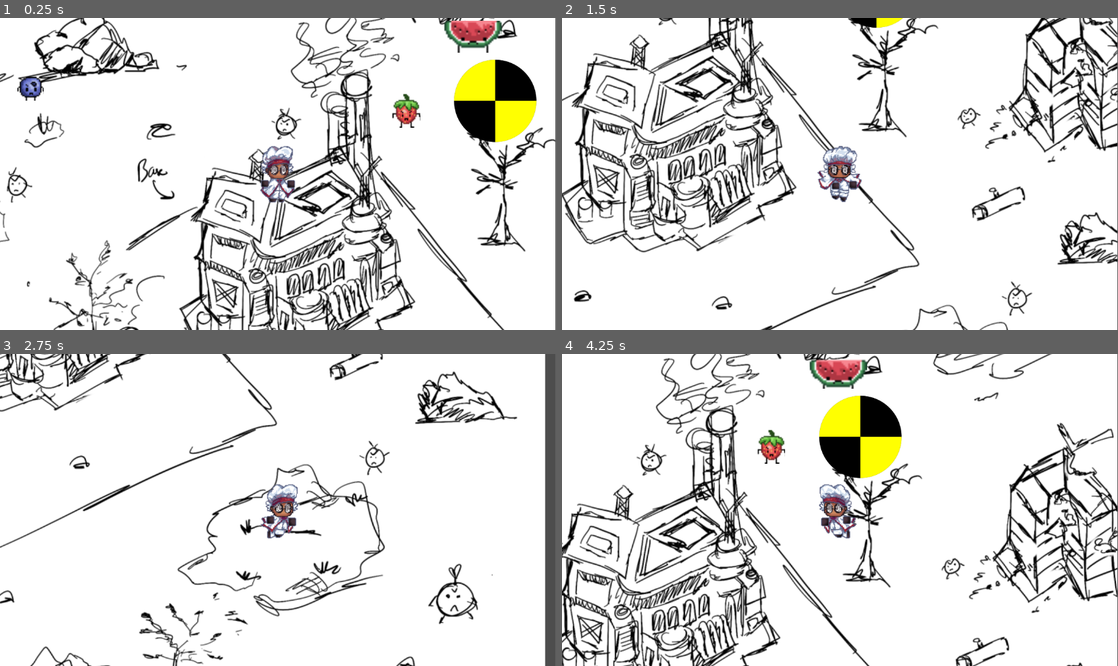
Above: before the commit, frames 1-4 (two rows, left to right).
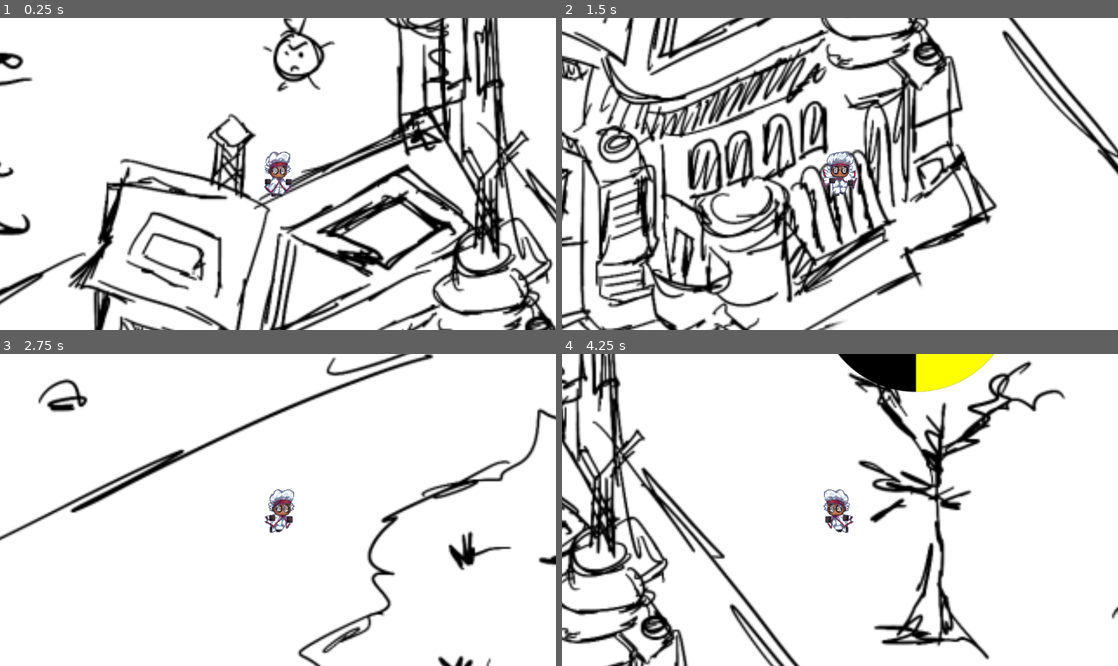
Above: after the commit, the same moments.

Repository: RashmitShrestha/gmo
Game: Godot game, scene res://scenes/game_area.tscn
Two runs of this game, one before a commit and one after it. Both use one fixed random seed, a clock stepped at 60 frames per second and the inputs below.
Inputs (mouse positions are in pixels of both pictures, inside the frame that each line leads up to):
- Up to frame 1 (0.25 s): no input
- Up to frame 2 (1.5 s): move the mouse to (595, 89) at 0.52 s; press the mouse at (595, 89) at 0.53 s; hold D (right) 0.53-1.28 s; move the mouse to (867, 33) at 1.27 s; release the mouse at (867, 33) at 1.28 s; hold S (down) from 1.28 s (still down); tap Shift (shift) at 1.35 s
- Up to frame 3 (2.75 s): move the mouse to (333, 441) at 2.02 s; release S (down) at 2.03 s; press the mouse at (333, 441) at 2.03 s; hold D (right) from 2.03 s (still down)
- Up to frame 4 (4.25 s): move the mouse to (812, 572) at 2.77 s; release D (right) at 2.78 s; release the mouse at (812, 572) at 2.78 s; hold W (up) 2.78-3.53 s; tap Shift (shift) at 2.85 s; move the mouse to (689, 447) at 3.52 s; press the mouse at (689, 447) at 3.53 s; hold A (left) from 3.53 s (still down)
In our replay, the window is 799x449 before the commit and 800x449 after it. These sizes can differ from the game's own. Grey fills any space a smaller window leaves; there, only what the larger window draws over its background counts as a difference.

The runs differ from the first frame. In frame 1, 39% of the frame differs, in the area x 0-100%, y 0-100%; in frame 2, 42%; in frame 3, 15%; in frame 4, 36%.

Commit message:
edited scaling

Diff:
--- a/gmo/project.godot
+++ b/gmo/project.godot
@@ -18,6 +18,16 @@
 [autoload]
 
 SignalBus="*res://scripts/SignalBus.gd"
+
+[display]
+
+window/size/viewport_width=480
+window/size/viewport_height=270
+window/size/mode=3
+window/size/resizable=false
+window/size/window_width_override=1920
+window/size/window_height_override=1080
+window/stretch/mode="canvas_items"
 
 [input]
 
--- a/gmo/scenes/blueberry.tscn
+++ b/gmo/scenes/blueberry.tscn
@@ -289,7 +289,7 @@
 
 [node name="Sprite2D" type="Sprite2D" parent="."]
 position = Vector2(-1026, -354)
-scale = Vector2(5, 5)
+scale = Vector2(2, 2)
 texture = ExtResource("2_gjfxf")
 hframes = 2
 
--- a/gmo/scenes/game_area.tscn
+++ b/gmo/scenes/game_area.tscn
@@ -8,6 +8,8 @@
 [ext_resource type="PackedScene" uid="uid://bpmfnh2gfepdb" path="res://scenes/watermelon.tscn" id="5_uy78w"]
 [ext_resource type="PackedScene" uid="uid://ctsmh36aqyq5t" path="res://scenes/strawberry.tscn" id="6_copoj"]
 [ext_resource type="Script" uid="uid://bquw4773xgiaq" path="res://scripts/characters/character.gd" id="6_x48u6"]
+[ext_resource type="Script" uid="uid://bkdpfqiiukrdd" path="res://scenes/main_camera.gd" id="9_copoj"]
+[ext_resource type="Texture2D" uid="uid://cd7hox8gw5afg" path="res://assets/Untitled 21.png" id="10_xt4jw"]
 
 [sub_resource type="Curve" id="Curve_gdmpp"]
 _limits = [0.0, 3500.0, 0.0, 1.0]
@@ -45,8 +47,11 @@
 dash_speed_curve = SubResource("Curve_gdmpp")
 speed = 1000.0
 
-[node name="Camera2D" type="Camera2D" parent="Warden"]
+[node name="Camera2D" type="Camera2D" parent="Warden" node_paths=PackedStringArray("subject")]
+position = Vector2(14, -11)
 zoom = Vector2(0.5, 0.5)
+script = ExtResource("9_copoj")
+subject = NodePath("..")
 
 [node name="Slice" type="Line2D" parent="."]
 unique_name_in_owner = true
@@ -90,3 +95,31 @@
 scale = Vector2(2.140625, 2.109375)
 shape = SubResource("CircleShape2D_lamd3")
 debug_color = Color(0.7863566, 0.18725446, 0.12266659, 0.41960785)
+
+[node name="Dummy6" type="CharacterBody2D" parent="."]
+z_index = 1
+position = Vector2(1559, 267)
+collision_layer = 4
+collision_mask = 15
+script = ExtResource("6_x48u6")
+metadata/_custom_type_script = "uid://bquw4773xgiaq"
+
+[node name="Sprite2D" type="Sprite2D" parent="Dummy6"]
+position = Vector2(-1084, 34)
+texture = ExtResource("10_xt4jw")
+
+[node name="CollisionShape2D" type="CollisionShape2D" parent="Dummy6"]
+position = Vector2(-1021, -354)
+shape = SubResource("CircleShape2D_57wkv")
+
+[node name="DummyArea" type="Area2D" parent="Dummy6"]
+material = SubResource("CanvasItemMaterial_lamd3")
+position = Vector2(-244, -179)
+
+[node name="DummyCollision" type="CollisionShape2D" parent="Dummy6/DummyArea"]
+light_mask = 2
+visibility_layer = 2
+position = Vector2(-777.99994, -176)
+scale = Vector2(2.140625, 2.109375)
+shape = SubResource("CircleShape2D_lamd3")
+debug_color = Color(0.7863566, 0.18725446, 0.12266659, 0.41960785)
--- /dev/null
+++ b/gmo/scenes/main_camera.gd
@@ -0,0 +1,16 @@
+class_name CameraController
+extends Camera2D
+
+@export var floating_offset:Vector2 = Vector2.ZERO
+
+@export var subject:Node2D :
+	set(value):
+		subject = value
+		global_position = subject.global_position + floating_offset
+
+func _ready() -> void:
+	global_position = subject.global_position + floating_offset
+
+
+func _process(_delta: float) -> void:
+	global_position.x = subject.global_position.x + floating_offset.x
--- a/gmo/scenes/strawberry.tscn
+++ b/gmo/scenes/strawberry.tscn
@@ -348,7 +348,7 @@
 
 [node name="Sprite2D" type="Sprite2D" parent="."]
 position = Vector2(-1026, -354)
-scale = Vector2(5, 5)
+scale = Vector2(2, 2)
 texture = ExtResource("2_rvm71")
 hframes = 2
 vframes = 2
--- a/gmo/scenes/warden.tscn
+++ b/gmo/scenes/warden.tscn
@@ -675,7 +675,6 @@
 shape = SubResource("RectangleShape2D_cgkur")
 
 [node name="Sprite2D" type="Sprite2D" parent="."]
-scale = Vector2(3, 3)
 texture = ExtResource("2_uvufd")
 hframes = 6
 region_rect = Rect2(0, 0, 59.117027, 79.55548)
--- a/gmo/scenes/watermelon.tscn
+++ b/gmo/scenes/watermelon.tscn
@@ -285,7 +285,7 @@
 
 [node name="Sprite2D" type="Sprite2D" parent="."]
 position = Vector2(-1026, -354)
-scale = Vector2(7, 7)
+scale = Vector2(2, 2)
 texture = ExtResource("2_11m30")
 hframes = 2
 
Not shown, added: gmo/assets/enemy_drops/juice.png.import
Not shown, added: gmo/assets/enemy_drops/pulp.png.import
Not shown: 1 places in gmo/scenes/game_area.tscn that only renumber resources
Not shown, added: gmo/scenes/main_camera.gd.uid
Not shown, added: gmo/scripts/resources/enemy_group.gd.uid
Not shown, added: gmo/scripts/resources/wave_data.gd.uid
Not shown, changed: gmo/.DS_Store
